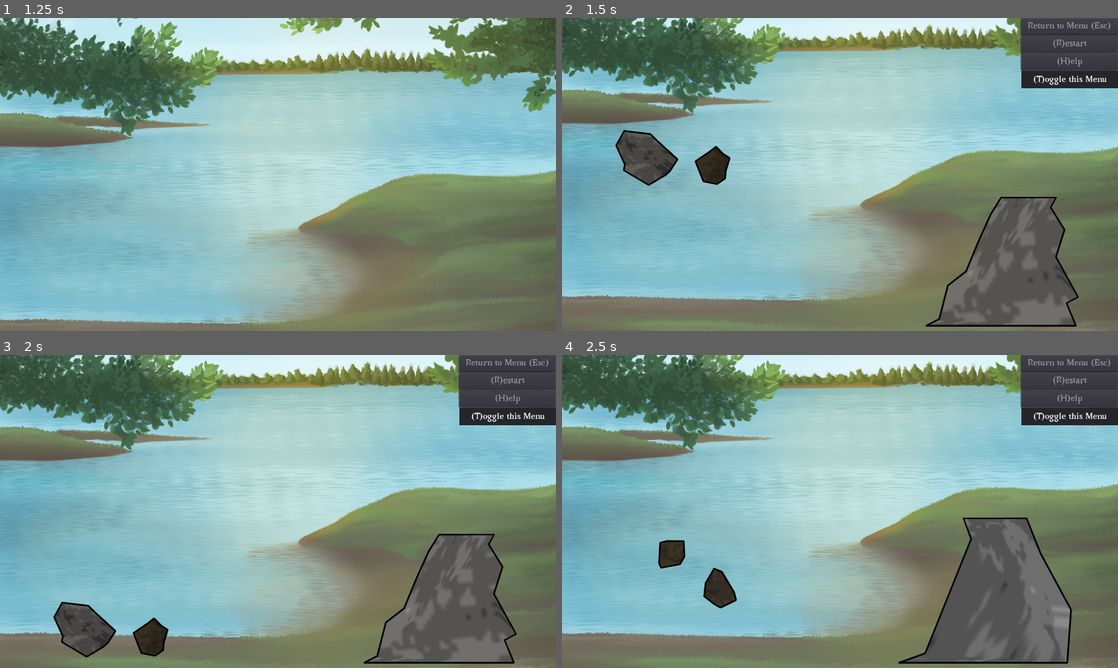
Above: before the commit, frames 1-4 (two rows, left to right).
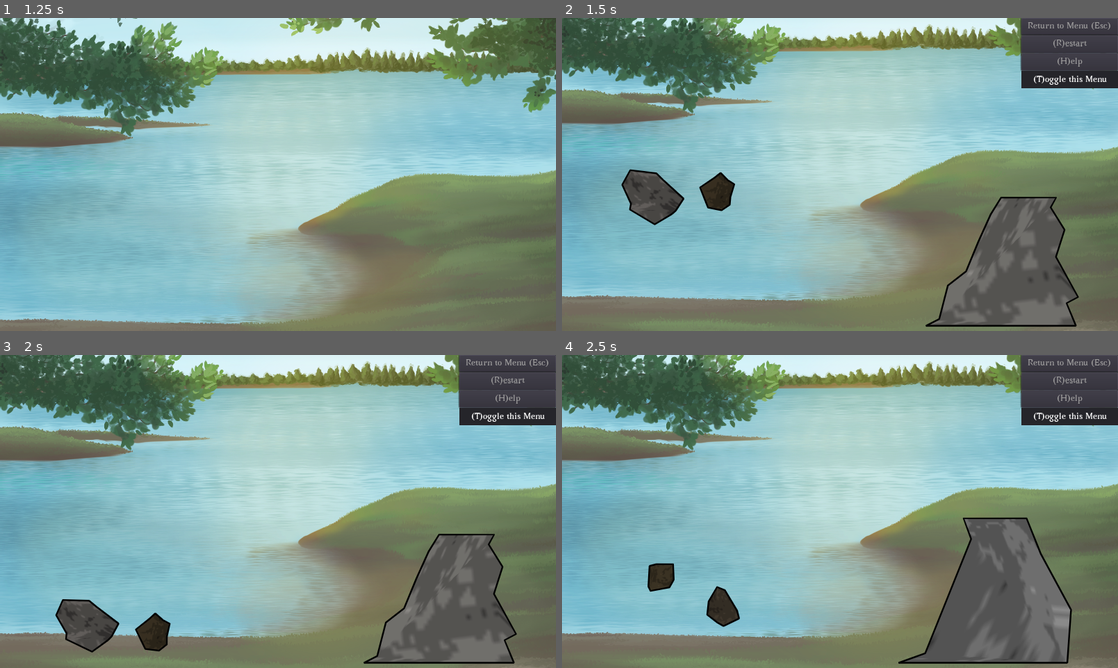
Above: after the commit, the same moments.

Repository: ebrahimebrahim/knock-the-rock
Game: Godot game, scene res://MenuScreen.tscn
Same seed, same stepped clock (60 frames per second), same inputs: the game is played once before the commit and once after it. Sound files missing from this copy of the repository are replaced by a short silence.
Inputs (mouse positions are in pixels of both pictures, inside the frame that each line leads up to):
- Up to frame 1 (1.25 s): click "Sandbox" at 0.5 s
- Up to frame 2 (1.5 s): move the mouse to (962, 158) at 1.27 s; press the mouse at (962, 158) at 1.28 s
- Up to frame 3 (2 s): no input
- Up to frame 4 (2.5 s): release the mouse at (962, 495) at 2 s; click "(R)estart" at 2 s

Frame 1 is identical in both runs. In frame 2, 3.3% of the frame differs, in the area x 9-32%, y 35-67%; in frame 3, 0.9%; in frame 4, 1.5%.

Commit message:
improve rock spawning game logic
Fix #40

Diff:
--- a/ktr/GameBase.gd
+++ b/ktr/GameBase.gd
@@ -39,56 +39,37 @@
 	if event.is_action_pressed("toggle_hud"): _on_toggle()
 	if event is InputEventMouseButton and event.button_index == BUTTON_LEFT: update_cursor()
 
-# Spawn a number of non-intersecting rocks within the given box
+# Spawn a rock within the given box that does not intersect with any other rocks
 # The box should be a node that has two Position2D children
-# Returns a list of the spawned rocks
-# optionally boundaries can be an Array of two floats: the left and right boundary
-# in which the rocks should be spawned
-func spawn_rocks(num_rocks : int, spawn_box : Node, boundaries = []):
-	assert(spawn_box.get_child_count() == 2)
-	var rocks = []
-	for _i in range(num_rocks):
-		var rock : Rock = Rock.new()
-		$RockList.add_child(rock)
-		var num_positioning_attempts = 0
-		var positioning_failed = false
-		while true:
-			rock.set_position(random_point_in_box(spawn_box))
-			var rock_intersects_some_other_rock = false
-			var r_l = rock.leftmost_vertex().x
-			var r_r = rock.rightmost_vertex().x
-			var r_t = rock.topmost_vertex().y
-			var r_b = rock.botmost_vertex().y
-			for other in $RockList.get_children():
-				if not other == rock:
-					var o_l = other.leftmost_vertex().x
-					var o_r = other.rightmost_vertex().x
-					var o_t = other.topmost_vertex().y
-					var o_b = other.botmost_vertex().y
-					if r_r > o_l and o_r > r_l and r_b > o_t and o_b > r_t:
-						rock_intersects_some_other_rock = true
-			var rock_within_boundaries = true
-			if not boundaries.empty():
-				assert(len(boundaries)==2)
-				rock_within_boundaries = r_l > boundaries[0] and r_r < boundaries[1]
-			if not rock_intersects_some_other_rock and rock_within_boundaries:
-				break
-			num_positioning_attempts += 1
-			if num_positioning_attempts > 20:
-				positioning_failed = true
-				break
-		rocks.append(rock)
-		if positioning_failed:
-			for r in rocks:
-				r.queue_free()
-			yield(get_tree().create_timer(3.0),"timeout")
-			return spawn_rocks(num_rocks,spawn_box,boundaries)
-	return rocks
+# Returns the spawned rock or null if spawning failed
+func spawn_rock(spawn_box : Node) -> Rock:
+	var rock : Rock = Rock.new()
+	$RockList.add_child(rock)
+	var spawn_box_rect : Rect2 = box_to_rect2(spawn_box)
+	for _i in range(20):
+		rock.set_position(random_point_in_box(spawn_box))
+		var rock_intersects_some_other_rock = false
+		var rock_rect : Rect2 = rock.bounding_rect()
+		for other in $RockList.get_children():
+			if other == rock: continue
+			var other_rect : Rect2 = other.bounding_rect()
+			if rock_rect.intersects(other_rect):
+				rock_intersects_some_other_rock = true
+		if not rock_intersects_some_other_rock and spawn_box_rect.encloses(rock_rect):
+			return rock
+	rock.queue_free()
+	return null
 
-# returns a random point in a box, the box being a node which has a "TopLeft" child and a "BotRight" child (their coordinates should be global anyway bc of their ancestry)
+# returns a random point in a box with coordinates relative to the box
 func random_point_in_box(box : Node):
-	assert(box.get_child_count() == 2)
-	return Vector2(rand_range(box.get_children()[0].position.x,box.get_children()[1].position.x),rand_range(box.get_children()[0].position.y,box.get_children()[1].position.y))
+	var top_left : Position2D = box.get_node("TopLeft")
+	var bot_right : Position2D = box.get_node("BotRight")
+	return Vector2(rand_range(top_left.position.x,bot_right.position.x),rand_range(top_left.position.y,bot_right.position.y))
+
+func box_to_rect2(box : Node) -> Rect2:
+	var top_left : Position2D = box.get_node("TopLeft")
+	var bot_right : Position2D = box.get_node("BotRight")
+	return Rect2(top_left.position,bot_right.position-top_left.position)
 
 # returns random point on given line, in global coords
 func random_point_on_line(line : Line2D):
--- a/ktr/GameChallenge.gd
+++ b/ktr/GameChallenge.gd
@@ -8,8 +8,10 @@
 
 var total_rocks_given : int = Globals.total_rocks_given
 var throwing_rocks = [] # list of Rocks that can be thrown-- some items in list will have been deleted at times
+
+var num_reserve_throwing_rocks : int = total_rocks_given
+var num_incoming_throwing_rocks : int = 0
 var throwzone_rocks = [] # list of Rocks in ThrowZone
-var throwing_rocks_remaining : int = total_rocks_given
 
 var beuld_topmid : Vector2
 const beuld_top_area_height = 10.0 # height of boulder top detection zone for clearing top
@@ -23,16 +25,13 @@
 
 func _ready():
 	beuld_topmid = beuld.global_transform.xform(beuld.top_mid())
-
 	initialize_beuld_top_area()
 
-	place_new_throwing_rocks(2)
-
-
+	consider_providing_throwing_rocks()
 
 	place_new_target_rock()
 
-	$LabelsLayer/MarginContainer/VBoxContainer/ThrowingRocksRemainingLabel.text = Strings.throwing_remaining(throwing_rocks_remaining)
+	update_throwing_rocks_remaining_label()
 	$LabelsLayer/MarginContainer/VBoxContainer/ScoreLabel.text = Strings.rocks_knocked(score)
 
 
@@ -92,19 +91,6 @@
 	score += 1
 	$LabelsLayer/MarginContainer/VBoxContainer/ScoreLabel.text = Strings.rocks_knocked(score)
 
-
-func place_new_throwing_rocks(num_rocks : int):
-	var rightwall : CollisionShape2D = $LineOfPebbles/ThrowZoneBarrier/RightWall
-	var rocks = spawn_rocks(
-		num_rocks,
-		$RockSpawnBox,
-		[ 0 , rightwall.global_position.x - rightwall.shape.extents.x ]
-	)
-	for rock in rocks:
-		rock.connect("clicked_yet_unholdable",self,"_on_clicked_yet_unholdable")
-		temporarily_grant_justspawned_collisionness(rock)
-	throwing_rocks += rocks
-	throwzone_rocks += rocks
 
 func temporarily_grant_justspawned_collisionness(rock : Rock):
 	rock.collision_mask = 0b10 # allows rock to be blocked by throwzone barrier
@@ -141,9 +127,12 @@
 	inner_circle.queue_free()
 
 
-func change_throwing_rocks_remaining(change : int):
-	throwing_rocks_remaining += change
-	$LabelsLayer/MarginContainer/VBoxContainer/ThrowingRocksRemainingLabel.text = Strings.throwing_remaining(throwing_rocks_remaining)
+func update_throwing_rocks_remaining_label() -> void:
+	$LabelsLayer/MarginContainer/VBoxContainer/ThrowingRocksRemainingLabel.text = Strings.throwing_remaining(throwing_rocks_remaining())
+
+
+func throwing_rocks_remaining() -> int:
+	return num_reserve_throwing_rocks + num_incoming_throwing_rocks + len(throwzone_rocks)
 
 
 func place_new_target_rock():
@@ -177,8 +166,9 @@
 func _on_LineOfPebbles_rock_lost(rock : Rock):
 	if scene_shutting_down or game_has_ended:
 		return
-	change_throwing_rocks_remaining(-1)
-	if throwing_rocks_remaining <= 0:
+	throwzone_rocks.erase(rock)
+	update_throwing_rocks_remaining_label()
+	if throwing_rocks_remaining() <= 0:
 		# initiate possible endgame sequence
 		rock.monitor_stopped = true
 		game_might_end = true
@@ -187,17 +177,37 @@
 		if not rock.is_connected("tree_exited",self,"_last_rock_gone"):
 			rock.connect("tree_exited",self,"_last_rock_gone",[],CONNECT_ONESHOT)
 		$EndGameFailsafe.start()
-	throwzone_rocks.erase(rock)
-	var num_throwzone_rocks_including_incoming : int = len(throwzone_rocks) + (0 if $DelayTillReplaceThrowingRocks.is_stopped() else 1)
-	if len(throwzone_rocks) < 2 and throwing_rocks_remaining > num_throwzone_rocks_including_incoming:
-		if $DelayTillReplaceThrowingRocks.is_stopped():
-			$DelayTillReplaceThrowingRocks.start()
-		else:
-			call_deferred("place_new_throwing_rocks",1)
-
-
-func _on_DelayTillReplaceThrowingRocks_timeout():
-	place_new_throwing_rocks(1)
+	consider_providing_throwing_rocks()
+
+
+func consider_providing_throwing_rocks() -> void:
+	if num_incoming_throwing_rocks + len(throwzone_rocks) == 0 and num_reserve_throwing_rocks > 0:
+		num_reserve_throwing_rocks -= 1
+		num_incoming_throwing_rocks += 1
+		order_throwing_rock(0.05)
+	if num_incoming_throwing_rocks + len(throwzone_rocks) == 1 and num_reserve_throwing_rocks > 0:
+		num_reserve_throwing_rocks -= 1
+		num_incoming_throwing_rocks += 1
+		order_throwing_rock(1.0)
+
+
+func order_throwing_rock(delay : float) -> void:
+	assert(delay > 0.0)
+	var original_delivery_timer = get_tree().create_timer(delay)
+	original_delivery_timer.connect("timeout",self,"_on_delivery_timer_timeout")
+
+
+func _on_delivery_timer_timeout() -> void:
+	var rock : Rock = spawn_rock($RockSpawnBox)
+	if not rock:
+		var retry_delivery_timer = get_tree().create_timer(0.7)
+		retry_delivery_timer.connect("timeout",self,"_on_delivery_timer_timeout")
+	else:
+		rock.connect("clicked_yet_unholdable",self,"_on_clicked_yet_unholdable")
+		temporarily_grant_justspawned_collisionness(rock)
+		throwing_rocks.append(rock)
+		throwzone_rocks.append(rock)
+		num_incoming_throwing_rocks -= 1
 
 
 func _last_rock_stopped(rock : Rock) -> void:
@@ -216,12 +226,12 @@
 
 
 func _on_DelayTillEndGame_timeout():
-	if throwing_rocks_remaining <= 0 and not game_has_ended:
+	if throwing_rocks_remaining() <= 0 and not game_has_ended:
 		game_has_ended = true
 		$EndgameRufflePlayer.play()
 		if not special_mode_condition_met():
 			show_message(Strings.endgame_message(score,total_rocks_given),-1)
-	elif throwing_rocks_remaining > 0:
+	elif throwing_rocks_remaining() > 0:
 		game_might_end = false
 
 
@@ -233,8 +243,8 @@
 
 func _on_LineOfPebbles_rock_regained(rock : Rock):
 	if scene_shutting_down or game_has_ended: return
-	change_throwing_rocks_remaining(1)
 	throwzone_rocks.append(rock)
+	update_throwing_rocks_remaining_label()
 	if not rock in throwing_rocks:
 		throwing_rocks.append(rock)
 	$EndGameFailsafe.stop()
--- a/ktr/GameChallenge.tscn
+++ b/ktr/GameChallenge.tscn
@@ -158,27 +158,21 @@
 "_editor_description_": "How long to wait after target rock is knocked off before spawning a new target rock"
 }
 
-[node name="DelayTillReplaceThrowingRocks" type="Timer" parent="." index="9"]
-one_shot = true
-__meta__ = {
-"_editor_description_": "How long to wait after a new throwing rock is needed before providing it."
-}
-
-[node name="DelayTillEndGame" type="Timer" parent="." index="10"]
+[node name="DelayTillEndGame" type="Timer" parent="." index="9"]
 wait_time = 0.5
 one_shot = true
 __meta__ = {
 "_editor_description_": "How long to wait after player is out of rocks before actually ending the game-- we wait to give the last target rock a chance to finish falling."
 }
 
-[node name="EndGameFailsafe" type="Timer" parent="." index="11"]
+[node name="EndGameFailsafe" type="Timer" parent="." index="10"]
 wait_time = 6.0
 one_shot = true
 __meta__ = {
 "_editor_description_": "A longer timer that triggers after the number of remaining rocks is 0 for long enough. This is just in case the \"DelayTillEndGame\" one isn't triggered for some reason (e.g. in low gravity when rocks float straight up for too long)"
 }
 
-[node name="EndgameRufflePlayer" type="AudioStreamPlayer" parent="." index="12"]
+[node name="EndgameRufflePlayer" type="AudioStreamPlayer" parent="." index="11"]
 stream = ExtResource( 6 )
 volume_db = -4.0
 [connection signal="rock_lost" from="LineOfPebbles" to="." method="_on_LineOfPebbles_rock_lost"]
@@ -191,7 +185,6 @@
 [connection signal="body_exited" from="LineOfPebbles/ThrowZoneFloor" to="LineOfPebbles" method="_on_ThrowZoneFloor_body_exited"]
 [connection signal="timeout" from="LabelsLayer/MsgCenter/MsgTimer" to="." method="_on_MsgTimer_timeout"]
 [connection signal="timeout" from="DelayTillSpawnTarget" to="." method="place_new_target_rock"]
-[connection signal="timeout" from="DelayTillReplaceThrowingRocks" to="." method="_on_DelayTillReplaceThrowingRocks_timeout"]
 [connection signal="timeout" from="DelayTillEndGame" to="." method="_on_DelayTillEndGame_timeout"]
 [connection signal="timeout" from="EndGameFailsafe" to="." method="_on_DelayTillEndGame_timeout"]
 [connection signal="finished" from="EndgameRufflePlayer" to="." method="_on_EndgameRufflePlayer_finished"]
--- a/ktr/GameSandbox.gd
+++ b/ktr/GameSandbox.gd
@@ -1,7 +1,11 @@
 extends "res://GameBase.gd"
 
 func _ready():
-	spawn_rocks(2,$RockSpawnBox)
+
+	var rocks_to_spawn = 2
+	while rocks_to_spawn > 0:
+		if spawn_rock($RockSpawnBox):
+			rocks_to_spawn -= 1
 
 func _input(event):
 	if event is InputEventMouseButton and event.is_pressed():
--- a/ktr/Rock.gd
+++ b/ktr/Rock.gd
@@ -288,10 +288,12 @@
 	return rock_polygon.rightmost_vertex()
 
 
+# Returns the global coords of the vertex that is topmost in global coords
 func topmost_vertex() -> Vector2:
 	return rock_polygon.topmost_vertex()
 
 
+# Returns the global coords of the vertex that is botmost in global coords
 func botmost_vertex() -> Vector2:
 	return rock_polygon.botmost_vertex()
 
